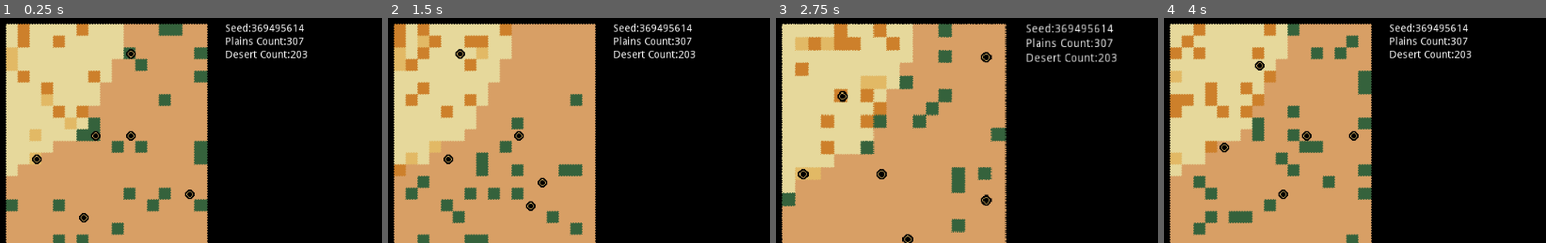
Above: before the commit, frames 1-4 (left to right).
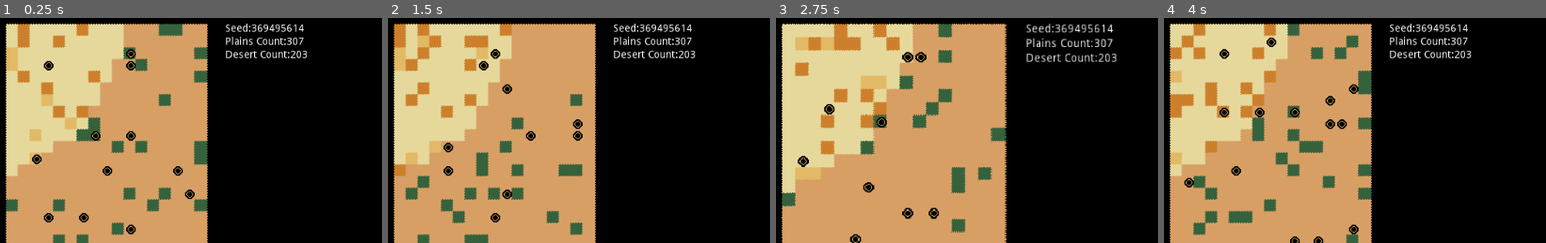
Above: after the commit, the same moments.

Repository: devonps/simple-terrain-gen
Game: Godot game, scene res://WorldGenerator.tscn
Two runs of this game, one before a commit and one after it. Both use one fixed random seed, a clock stepped at 60 frames per second and the inputs below.
Inputs (mouse positions are in pixels of both pictures, inside the frame that each line leads up to):
- Up to frame 1 (0.25 s): no input
- Up to frame 2 (1.5 s): tap Enter (ui_accept) at 0.5, 0.77, 1.25 s; move the mouse to (outside the picture) at 0.52 s; hold Mouse wheel up (zoom_in) 0.53-1.25 s; click (outside the picture) at 0.67 s; drag from (outside the picture) to (outside the picture) at 1.27 s
- Up to frame 3 (2.75 s): tap Enter (ui_accept) at 2 s; move the mouse to (outside the picture) at 2.02 s; hold Mouse wheel up (zoom_in) from 2.03 s (still down); click (outside the picture) at 2.17 s
- Up to frame 4 (4 s): release Mouse wheel up (zoom_in) at 2.75 s; tap Enter (ui_accept) at 2.75, 3.5, 3.77 s; drag from (outside the picture) to (outside the picture) at 2.77 s; move the mouse to (1397, 90) at 3.52 s; hold Mouse wheel up (zoom_in) from 3.53 s (still down); click (1397, 90) at 3.67 s

The runs differ from the first frame. In frame 1, 0.6% of the frame differs, in the area x 11-49%, y 18-97%; in frame 2, 1.4%; in frame 3, 1.7%; in frame 4, 1.7%, in the area x 5-51%, y 8-100%.

Commit message:
more towns built

Diff:
--- a/WorldGenerator.gd
+++ b/WorldGenerator.gd
@@ -19,7 +19,7 @@
 var altitude = {}
 var biome = {}
 var openSimplexNoise = OpenSimplexNoise.new()
-var number_of_towns = 10
+var number_of_towns = 20
 
 var tiles = {
 	"grass_light": 0,
@@ -101,11 +101,14 @@
 			if town_not_on_edge_of_map(px, py):
 				pos = Vector2(px, py)
 				if !town_allready_placed_here(town_locations, pos):
-					if town_not_near_another(town_locations, px, py):
+					if town_not_near_another(town_locations, pos):
 						valid_town_location = true
 						town_locations.append(pos)
 						townsMap.set_cellv(pos, 17)
 # towns cannot be placed within 2 squares of another town
+# The spread of towns looks poor - so maybe I should split the map up into quadrants
+# and place a certain amount of towns in each quadrant
+
 	for x in town_locations.size():
 		print(town_locations[x])
 
@@ -120,22 +123,17 @@
 			return true
 	return false
 
-func town_not_near_another(town_locations, px, py):
+func town_not_near_another(town_locations, pos):
 	var tx = false
 	var ty = false
-	print("check town")
 	var found_safe_loc = false
 	if town_locations.size() > 1:
 		for x in town_locations.size():
 			var ex = town_locations[x].x
 			var ey = town_locations[x].y
-
-			print ("pos x:", abs(px - ex))
-			print ("pos y:", abs(py - ey))
-
-			if abs(px - ex) > 1:
+			if abs(pos.x - ex) > 1:
 				tx = true
-			if abs(py - ey) > 1:
+			if abs(pos.y - ey) > 1:
 				ty = true
 			if tx == true and ty == true:
 				print("found safe location")
